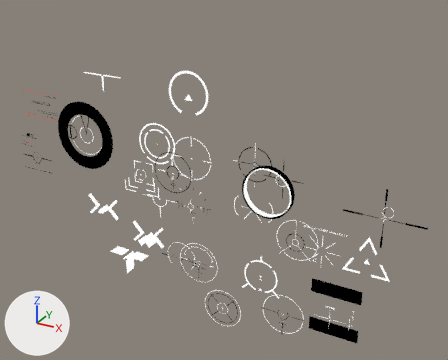
The Blender file [workfiles]/reticle.blend as it was, and as the next commit left it.
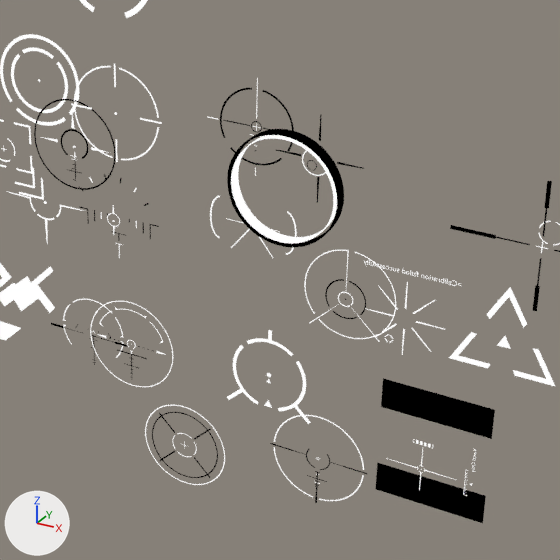
The first picture shows the older version from a camera (50 mm lens) standing at (65.5, -74.8, 33.8) and looking at (25.2, -1.7, -2.7). The close-ups show both versions on the part from 31% to 87% of the width and 30% to 100% of the height of that picture. The lights are fixed; the arrows at lower left show +X, +Y and +Z. Text is drawn in Blender's own font.

The first close-up shows 'Plane', 'Scope2', 'acog', 'b4', 'ham', 'holo', 'reddit', 'romeo', 'scope', 'thermal', 'uwu'.
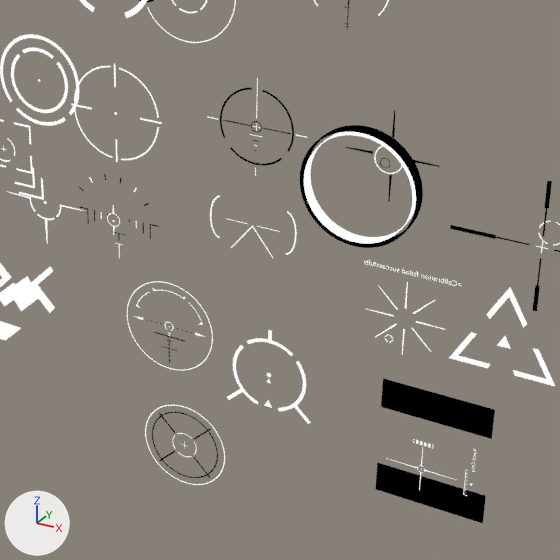
Patch to the scene script:
```diff
--- a/[workfiles]/reticle.blend.py
+++ b/[workfiles]/reticle.blend.py
@@ ob_scope2 @@
 ob_scope2 = bpy.data.objects.new('Scope2', me_cylinder_003)
-ob_scope2.location = (35.79, 0.0, 0.67)
+ob_scope2.location = (40.36, 0.0, 1.78)
@@ ob_ham @@
 ob_ham = bpy.data.objects.new('ham', me_cylinder_006)
-ob_ham.location = (20.79, 0.0, -17.95)
+ob_ham.location = (23.92, 0.0, -15.57)
@@ ob_b4 @@
 ob_b4 = bpy.data.objects.new('b4', me_plane_009)
-ob_b4.location = (35.58, 0.0, -22.66)
+ob_b4.location = (37.91, 0.0, 17.93)
@@ ob_fal @@
 ob_fal = bpy.data.objects.new('fal', me_circle_007)
-ob_fal.location = (0.0, 0.0, 0.0)
+ob_fal.location = (25.44, 0.0, 8.95)
 ob_fal.rotation_euler = (1.571, 0.0, 0.0)  # degrees (90, 0, 0)
@@ ob_acog @@
 ob_acog = bpy.data.objects.new('acog', me_circle_002)
-ob_acog.location = (16.51, 0.0, -3.28)
+ob_acog.location = (28.88, 0.0, 17.73)
@@ ob_plane @@
 ob_plane = bpy.data.objects.new('Plane', me_plane_003)
-ob_plane.location = (36.98, 0.0, -9.86)
+ob_plane.location = (0.0, 0.0, 0.0)
@@ ob_scope_1 @@
 ob_scope_1 = bpy.data.objects.new('scope', me_circle_013)
-ob_scope_1.location = (17.16, 0.0, -18.19)
+ob_scope_1.location = (35.93, 0.0, 10.81)
```

Location of each change, [x1, y1, x2, y2] in pixels of the close-ups (560 x 560 px):
'Scope2', moved: before [227, 114, 364, 247]; after [300, 110, 439, 248]
'ham', moved: before [90, 301, 173, 387]; after [127, 281, 213, 371]
'acog', moved (not visible afterwards): before [34, 99, 116, 190]
'Plane', moved (not visible afterwards): before [304, 250, 396, 342]
'b4', moved (not visible afterwards): before [270, 415, 367, 503]
'scope', moved: before [51, 299, 127, 365]; after [314, 0, 389, 30]
'fal', moved (not visible before): after [139, 0, 236, 43]
